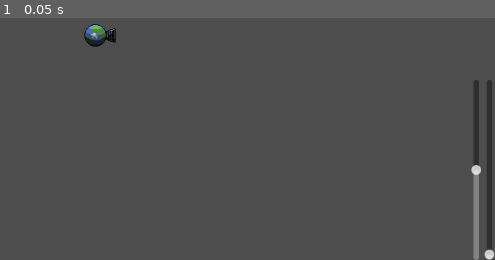
Above: before the commit, frame 1.
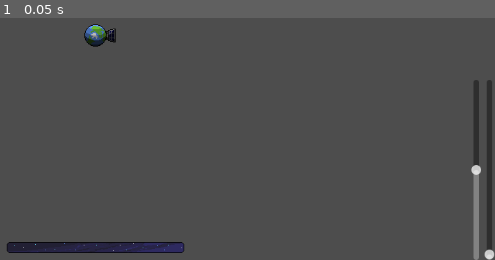
Above: after the commit, the same moment.

Repository: Vikezor/balanced-light
Game: Godot game, scene res://view/view.tscn
Two runs of this game, one before a commit and one after it. Both use one fixed random seed, a clock stepped at 60 frames per second and the inputs below.
Inputs:
- Up to frame 1 (0.05 s): no input

The runs differ from the first frame. In frame 1, 1.6% of the frame differs, in the area x 1-38%, y 92-98%.

Commit message:
stub the sun bar

Diff:
--- a/view/view.tscn
+++ b/view/view.tscn
@@ -1,15 +1,157 @@
-[gd_scene load_steps=3 format=3 uid="uid://7c25dwoty4a5"]
+[gd_scene load_steps=23 format=3 uid="uid://7c25dwoty4a5"]
 
 [ext_resource type="PackedScene" uid="uid://bh4w07tra8k0q" path="res://earth/earth.tscn" id="1_ei2od"]
 [ext_resource type="Script" path="res://view/view.gd" id="1_f8l58"]
+[ext_resource type="Texture2D" uid="uid://bahky0wwm76l7" path="res://view/Sun_bar_border.png" id="3_ediq2"]
+[ext_resource type="Texture2D" uid="uid://b8uv8dbggxler" path="res://view/Sun_bar.png" id="4_cvkye"]
+
+[sub_resource type="AtlasTexture" id="AtlasTexture_0kwuv"]
+atlas = ExtResource("4_cvkye")
+region = Rect2(0, 128, 256, 16)
+
+[sub_resource type="AtlasTexture" id="AtlasTexture_0wmov"]
+atlas = ExtResource("4_cvkye")
+region = Rect2(0, 144, 256, 16)
+
+[sub_resource type="AtlasTexture" id="AtlasTexture_xpose"]
+atlas = ExtResource("4_cvkye")
+region = Rect2(0, 160, 256, 16)
+
+[sub_resource type="AtlasTexture" id="AtlasTexture_42qac"]
+atlas = ExtResource("4_cvkye")
+region = Rect2(0, 176, 256, 16)
+
+[sub_resource type="AtlasTexture" id="AtlasTexture_3ca33"]
+atlas = ExtResource("4_cvkye")
+region = Rect2(0, 192, 256, 16)
+
+[sub_resource type="AtlasTexture" id="AtlasTexture_6euqj"]
+atlas = ExtResource("4_cvkye")
+region = Rect2(0, 208, 256, 16)
+
+[sub_resource type="AtlasTexture" id="AtlasTexture_v5u20"]
+atlas = ExtResource("4_cvkye")
+region = Rect2(0, 224, 256, 16)
+
+[sub_resource type="AtlasTexture" id="AtlasTexture_mfal3"]
+atlas = ExtResource("4_cvkye")
+region = Rect2(0, 240, 256, 16)
+
+[sub_resource type="SpriteFrames" id="SpriteFrames_q4je2"]
+animations = [{
+"frames": [{
+"duration": 1.0,
+"texture": SubResource("AtlasTexture_0kwuv")
+}, {
+"duration": 1.0,
+"texture": SubResource("AtlasTexture_0wmov")
+}, {
+"duration": 1.0,
+"texture": SubResource("AtlasTexture_xpose")
+}, {
+"duration": 1.0,
+"texture": SubResource("AtlasTexture_42qac")
+}, {
+"duration": 1.0,
+"texture": SubResource("AtlasTexture_3ca33")
+}, {
+"duration": 1.0,
+"texture": SubResource("AtlasTexture_6euqj")
+}, {
+"duration": 1.0,
+"texture": SubResource("AtlasTexture_v5u20")
+}, {
+"duration": 1.0,
+"texture": SubResource("AtlasTexture_mfal3")
+}],
+"loop": true,
+"name": &"default",
+"speed": 5.0
+}]
+
+[sub_resource type="AtlasTexture" id="AtlasTexture_0gjee"]
+atlas = ExtResource("4_cvkye")
+region = Rect2(0, 0, 256, 16)
+
+[sub_resource type="AtlasTexture" id="AtlasTexture_pfouu"]
+atlas = ExtResource("4_cvkye")
+region = Rect2(0, 16, 256, 16)
+
+[sub_resource type="AtlasTexture" id="AtlasTexture_ymybk"]
+atlas = ExtResource("4_cvkye")
+region = Rect2(0, 32, 256, 16)
+
+[sub_resource type="AtlasTexture" id="AtlasTexture_4uua1"]
+atlas = ExtResource("4_cvkye")
+region = Rect2(0, 48, 256, 16)
+
+[sub_resource type="AtlasTexture" id="AtlasTexture_5ktsx"]
+atlas = ExtResource("4_cvkye")
+region = Rect2(0, 64, 256, 16)
+
+[sub_resource type="AtlasTexture" id="AtlasTexture_3fchr"]
+atlas = ExtResource("4_cvkye")
+region = Rect2(0, 80, 256, 16)
+
+[sub_resource type="AtlasTexture" id="AtlasTexture_gek5c"]
+atlas = ExtResource("4_cvkye")
+region = Rect2(0, 96, 256, 16)
+
+[sub_resource type="AtlasTexture" id="AtlasTexture_y325y"]
+atlas = ExtResource("4_cvkye")
+region = Rect2(0, 112, 256, 16)
+
+[sub_resource type="SpriteFrames" id="SpriteFrames_07kpq"]
+animations = [{
+"frames": [{
+"duration": 1.0,
+"texture": SubResource("AtlasTexture_0gjee")
+}, {
+"duration": 1.0,
+"texture": SubResource("AtlasTexture_pfouu")
+}, {
+"duration": 1.0,
+"texture": SubResource("AtlasTexture_ymybk")
+}, {
+"duration": 1.0,
+"texture": SubResource("AtlasTexture_4uua1")
+}, {
+"duration": 1.0,
+"texture": SubResource("AtlasTexture_5ktsx")
+}, {
+"duration": 1.0,
+"texture": SubResource("AtlasTexture_3fchr")
+}, {
+"duration": 1.0,
+"texture": SubResource("AtlasTexture_gek5c")
+}, {
+"duration": 1.0,
+"texture": SubResource("AtlasTexture_y325y")
+}],
+"loop": true,
+"name": &"default",
+"speed": 5.0
+}]
 
 [node name="View" type="Node2D"]
+texture_filter = 3
 script = ExtResource("1_f8l58")
 
 [node name="Earth" parent="." instance=ExtResource("1_ei2od")]
 position = Vector2(576, 324)
 
-[node name="TimeScale" type="VSlider" parent="."]
+[node name="CanvasLayer" type="CanvasLayer" parent="."]
+
+[node name="Thrust" type="VSlider" parent="CanvasLayer"]
+offset_left = 1117.0
+offset_top = 388.0
+offset_right = 1133.0
+offset_bottom = 648.0
+min_value = -1.0
+max_value = 1.0
+step = 0.1
+
+[node name="TimeScale" type="VSlider" parent="CanvasLayer"]
 offset_left = 1136.0
 offset_top = 388.0
 offset_right = 1152.0
@@ -18,14 +160,18 @@
 max_value = 3.15581e+07
 value = 1.0
 
-[node name="Thrust" type="VSlider" parent="."]
-offset_left = 1117.0
-offset_top = 388.0
-offset_right = 1133.0
-offset_bottom = 648.0
-min_value = -1.0
-max_value = 1.0
-step = 0.1
+[node name="Bar" type="Sprite2D" parent="CanvasLayer"]
+texture_filter = 3
+position = Vector2(576, 630)
+texture = ExtResource("3_ediq2")
 
-[connection signal="value_changed" from="TimeScale" to="." method="_on_time_scale_value_changed"]
-[connection signal="value_changed" from="Thrust" to="." method="_on_thrust_value_changed"]
+[node name="Light" type="AnimatedSprite2D" parent="CanvasLayer/Bar"]
+sprite_frames = SubResource("SpriteFrames_q4je2")
+autoplay = "default"
+
+[node name="Dark" type="AnimatedSprite2D" parent="CanvasLayer/Bar"]
+sprite_frames = SubResource("SpriteFrames_07kpq")
+autoplay = "default"
+
+[connection signal="value_changed" from="CanvasLayer/Thrust" to="." method="_on_thrust_value_changed"]
+[connection signal="value_changed" from="CanvasLayer/TimeScale" to="." method="_on_time_scale_value_changed"]
